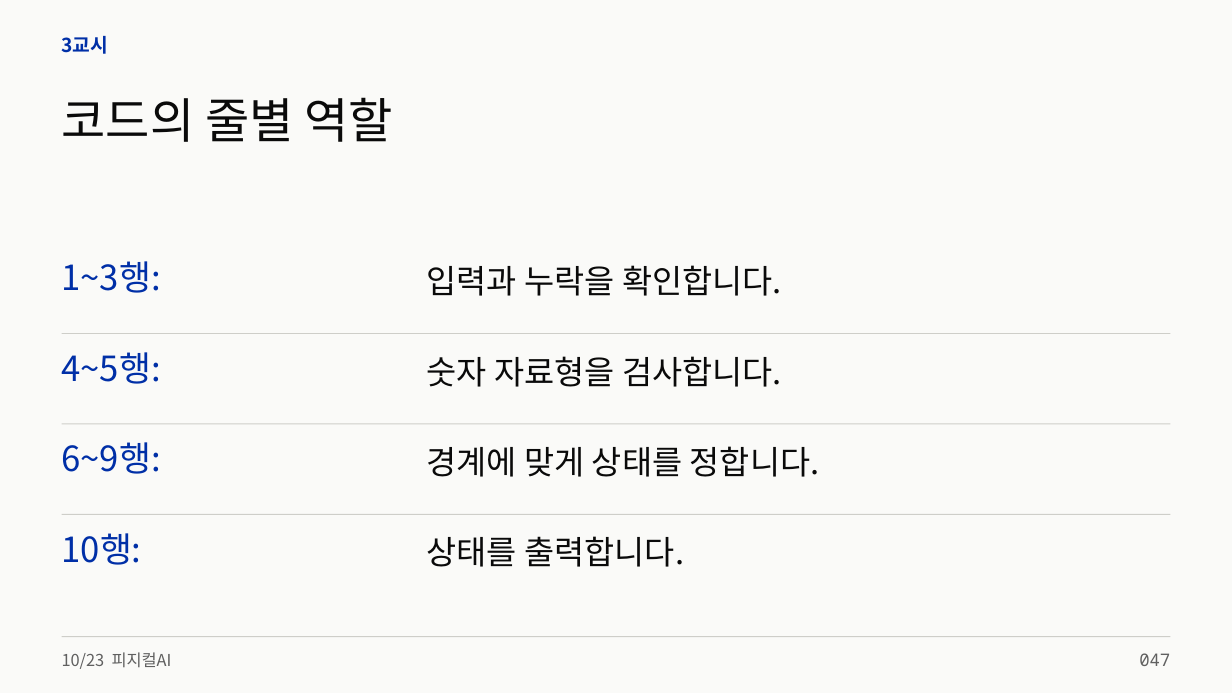
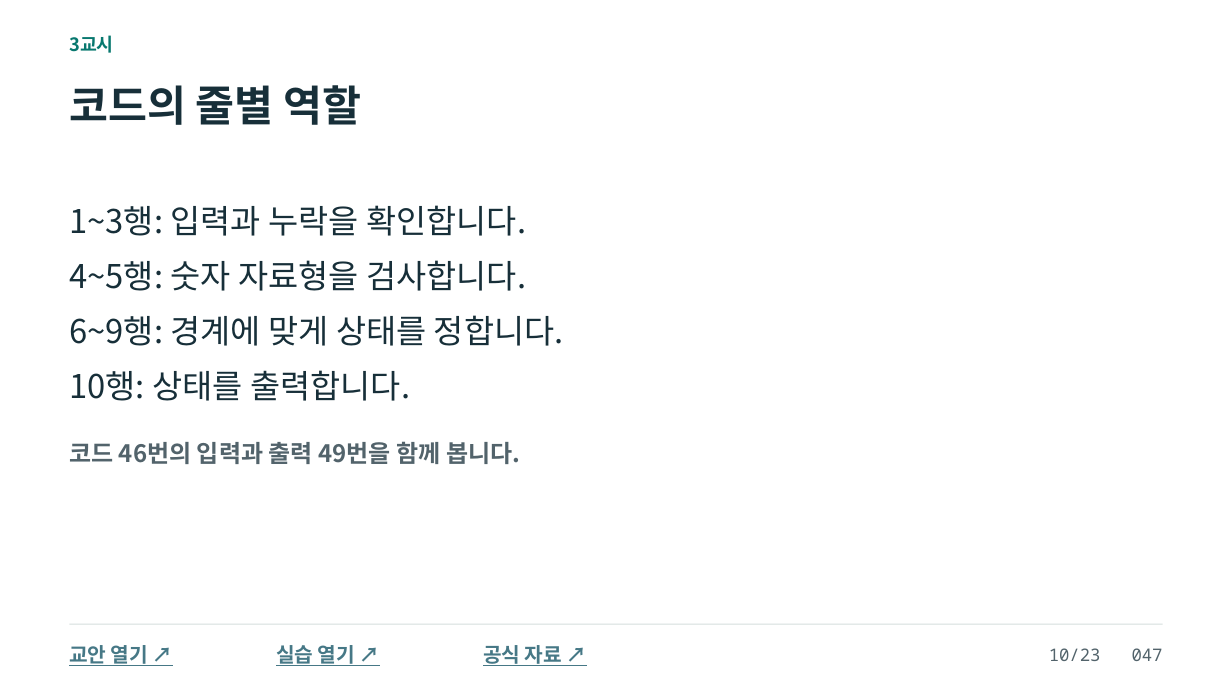
Before and after one commit to zeusk302-png/kdigital-physical-ai, a slide deck: slide 47 of downloads/2026-10-23/readable-slides.pptx. Drawn at 1232x693 pixels with LibreOffice and Linux fonts; fonts in the diff are those of the drawing. Boxes give left, top, right and bottom in pixels: in the first picture for what was removed or moved away, otherwise in the second. Text is boxed around its words. In the diff, an @@ line names an element or a change of style, - is before the commit and + after.

```diff
--- a/downloads/2026-10-23/readable-slides.pptx
+++ b/downloads/2026-10-23/readable-slides.pptx
@@ background #FAFAF8 to #FFFFFF @@
@@ text "3교시": place and size @@
-text "3교시" at <box>62,36,109,54</box>
+text "3교시" at <box>69,35,114,53</box>
@@ text "3교시" at <box>69,35,114,53</box>: size 15 to 14.2 pt, text colour #002FA7 to #08786F @@
@@ text "코드의 줄별 역할": place and size @@
-text "코드의 줄별 역할" at <box>62,97,393,142</box>
+text "코드의 줄별 역할" at <box>69,85,361,125</box>
@@ text "코드의 줄별 역할" at <box>69,85,361,125</box>: size 37.5 to 33 pt, text colour #0A0A0A to #172F39, bold on @@
@@ text at <box>69,205,526,236</box>: text changed; size 27 to 25.5 pt; text colour #002FA7 to #172F39 @@
-1~3행:
+1~3행: 입력과 누락을 확인합니다.
@@ text at <box>69,260,526,291</box>: text changed; text colour #0A0A0A to #172F39 @@
-입력과 누락을 확인합니다.
+4~5행: 숫자 자료형을 검사합니다.
@@ text at <box>69,315,564,346</box>: text changed; text colour #0A0A0A to #172F39 @@
-경계에 맞게 상태를 정합니다.
+6~9행: 경계에 맞게 상태를 정합니다.
@@ rectangle removed at <box>62,333,1171,334</box> @@
@@ text removed at <box>62,352,161,384</box> @@
-4~5행:
@@ text at <box>69,370,410,401</box>: text changed; text colour #0A0A0A to #172F39 @@
-상태를 출력합니다.
+10행: 상태를 출력합니다.
@@ text removed at <box>62,442,161,474</box> @@
-6~9행:
@@ text at <box>69,441,520,464</box>: text changed; size 25.5 to 18.8 pt; text colour #0A0A0A to #52636B; bold on @@
-숫자 자료형을 검사합니다.
+코드 46번의 입력과 출력 49번을 함께 봅니다.
@@ rectangle removed at <box>62,514,1171,515</box> @@
@@ text removed at <box>62,533,142,565</box> @@
-10행:
@@ rectangle: place and size @@
-rectangle at <box>62,423,1171,424</box>
+rectangle at <box>69,624,1163,625</box>
@@ rectangle at <box>69,624,1163,625</box>: fill #CECEC9 to #D5DEDD @@
@@ rectangle removed at <box>62,637,1171,638</box> @@
@@ text removed at <box>62,652,172,669</box> @@
-10/23 피지컬AI
@@ text added at <box>69,645,148,666</box>, 15.8 pt, text #467886, bold, underline @@
+교안 열기 ↗
@@ text added at <box>276,645,355,666</box>, 15.8 pt, text #467886, bold, underline @@
+실습 열기 ↗
@@ text added at <box>483,645,562,666</box>, 15.8 pt, text #467886, bold, underline @@
+공식 자료 ↗
@@ text at <box>1049,648,1163,661</box>: text changed; text colour #606060 to #52636B @@
-047
+10/23 047
```
Also in this commit, not shown: 101 other slides changed, 6 slides added, 4 slides removed, 11 other files.
